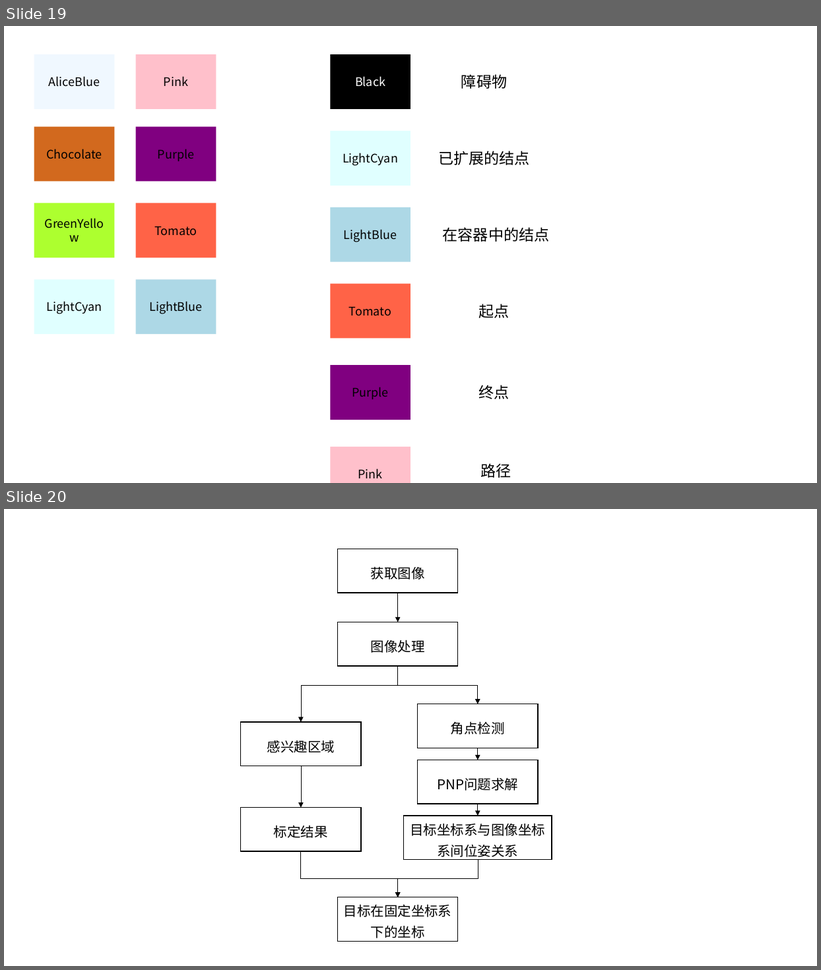
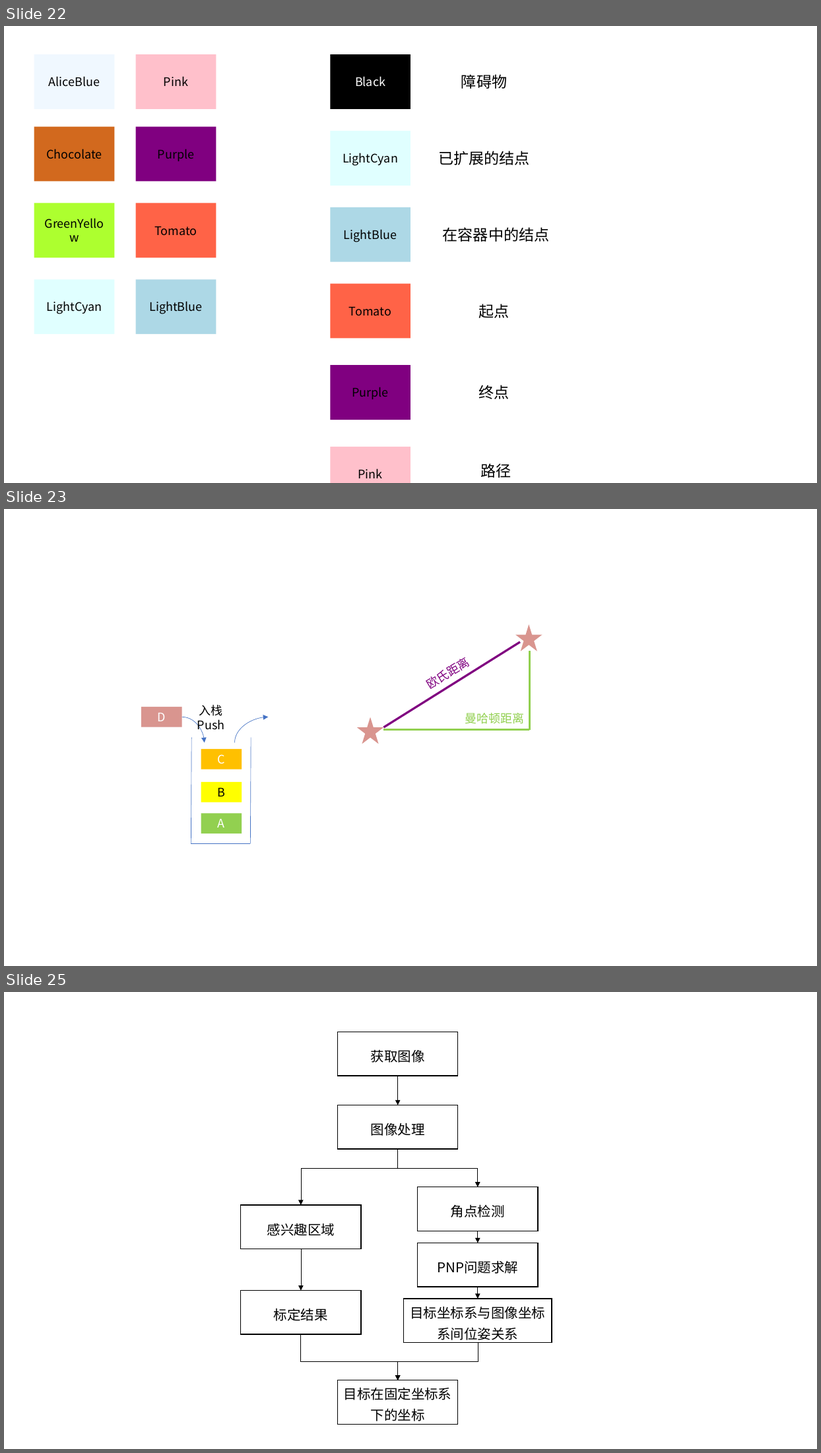
Before and after one commit to ghowoght/motion-planning, a slide deck: img/框图.pptx. Shown one above the other, each under a label of ours: slides 19 and 20 before the commit, slides 22, 23 and 25 after it; the slides between them are not shown. The pictures are 821x970 and 821x1453 pixels, drawn with LibreOffice and Linux fonts; fonts in the diff are those of the drawing. Boxes give left, top, right and bottom in pixels: in the first picture for what was removed or moved away, otherwise in the second. Text is boxed around its words. In the diff, an @@ line names an element or a change of style, - is before the commit and + after.

```diff
--- a/img/框图.pptx
+++ b/img/框图.pptx
@@ slide 23 added at <box>4,509,817,966</box>, background #FFFFFF @@
@@ star added at <box>516,625,543,651</box>, fill #D9958F @@
@@ line added from (520, 642) to (384, 727), #800080 2.5 pt @@
@@ text added at <box>430,658,470,693</box>, 14 pt, text #800080 @@
+欧氏距离
@@ line added from (530, 730) to (530, 651), #92D050 2.5 pt @@
@@ text added at <box>197,705,225,733</box>, 14 pt, text #000000 @@
+入栈
+Push
@@ rectangle added at <box>141,707,182,727</box>, fill #D9958F, 14 pt, text #FFFFFF @@
+D
@@ curved arrow added from (182, 717) to (205, 743), #4472C4 0.5 pt @@
@@ curved arrow added from (234, 743) to (268, 717), #4472C4 0.5 pt @@
@@ star added at <box>357,718,384,745</box>, fill #D9958F @@
@@ text added at <box>465,713,524,724</box>, 14 pt, text #92D050 @@
+曼哈顿距离
@@ line added from (192, 738) to (191, 844), #4472C4 0.5 pt @@
@@ line added from (251, 738) to (250, 844), #4472C4 0.5 pt @@
@@ line added from (530, 730) to (384, 730), #92D050 2.5 pt @@
@@ rectangle added at <box>201,749,242,770</box>, fill #FFC000, 14 pt, text #FFFFFF @@
+C
@@ rectangle added at <box>201,782,242,803</box>, fill #FFFF00, 14 pt, text #000000 @@
+B
@@ rectangle added at <box>201,813,242,834</box>, fill #92D050, 14 pt, text #FFFFFF @@
+A
@@ line added from (191, 844) to (250, 844), #4472C4 0.5 pt @@
@@ what was slide 19 is now slide 22 @@
@@ what was slide 20 is now slide 25 @@
```
Also in this commit, not shown: 4 other slides added, 16 other files.
